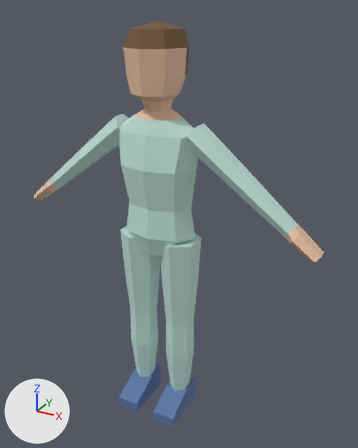
The FBX model Assets/Character/Patient_Boy/Patient_Boy.fbx: old version first, new version second.
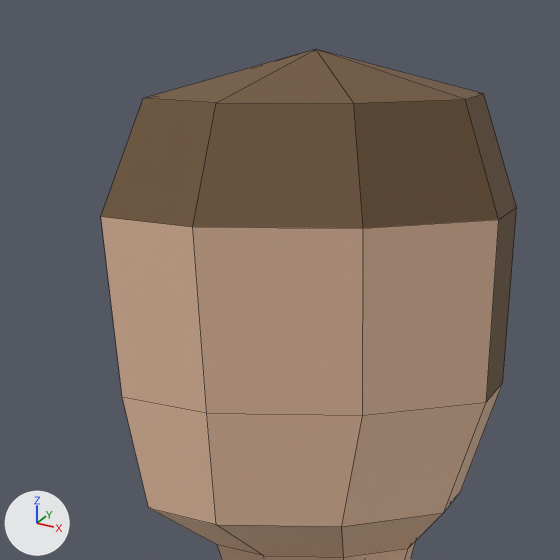
Each version is shown whole from a 50 mm camera at (0.755, -1.247, 1.336) aimed at (0.05, 0.036, 0.694), then close up on the part from 30% to 55% of the width and 3% to 23% of the height. Lighting does not change. The marker at lower left points along +X, +Y and +Z. The older version's two pictures come first. The close-ups show mesh edges as thin lines.

In view in the first close-up: 'Patient_Boy'.
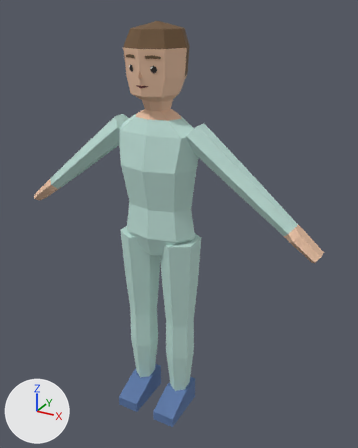
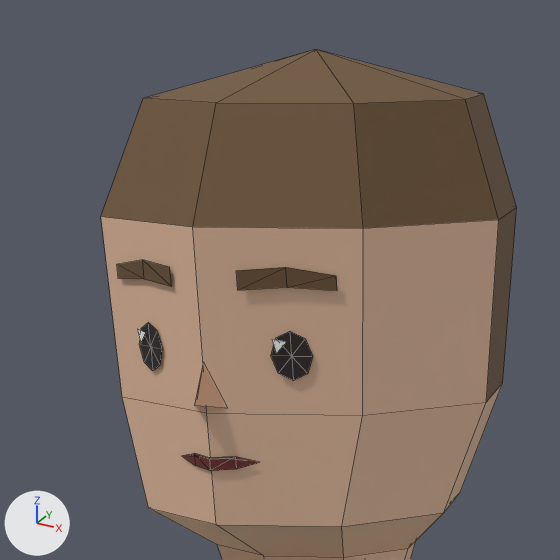
Changed parts and their boxes [x1, y1, x2, y2] in the close-ups (560 x 560 px):
part 1 of me_patient_boy, added: after [117, 260, 337, 471]

Diff of the bpy script that builds the scene:
```diff
--- a/Assets/Character/Patient_Boy/Patient_Boy.fbx.py
+++ b/Assets/Character/Patient_Boy/Patient_Boy.fbx.py
@@ img_facepalette_png @@
+img_facepalette_png = load_image('FacePalette.png', '../Face/FacePalette.png', 32, 16, 'sRGB')
@@ mat_patient_boy_face @@
+mat_patient_boy_face = principled_material('Patient_Boy_Face')
+mat_patient_boy_face.texture = img_facepalette_png
+mat_patient_boy_face.roughness = 0.55
@@ me_patient_boy @@
 # used by ob_patient_boy; location = (0.0, 0.0, 0.0)
-me_patient_boy.from_pydata(...)  # 249 vertices, 228 faces; spans x -0.516..0.516, y -0.123..0.097, z 0.0..1.3
+me_patient_boy.from_pydata(...)  # 329 vertices, 289 faces; spans x -0.516..0.516, y -0.123..0.097, z 0.0..1.3
+# me_patient_boy part 1
+# 80 vertices are added at x -0.055..0.055, y -0.1..-0.073, z 1.134..1.218
+# 53 new faces join them, mat_patient_boy_face (picture img_facepalette_png)
+# 8 new faces join them, mat_patient_boy_hair (brown #6f5538)
 me_patient_boy.materials.append(mat_patient_boy_bottom)
@@ me_patient_boy @@
 me_patient_boy.materials.append(mat_patient_boy_shoes)
+me_patient_boy.materials.append(mat_patient_boy_face)  # picture img_facepalette_png
```
